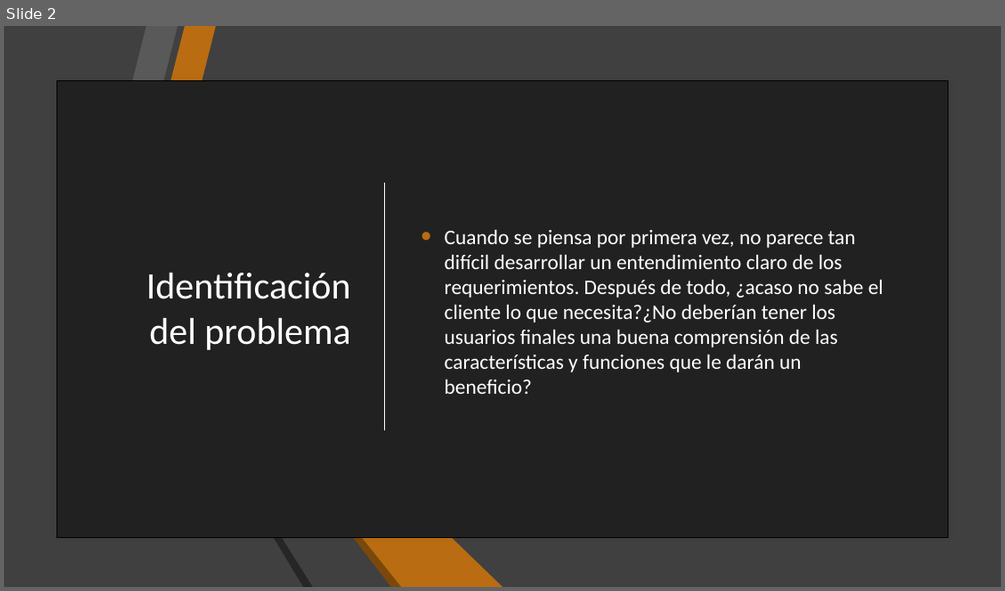
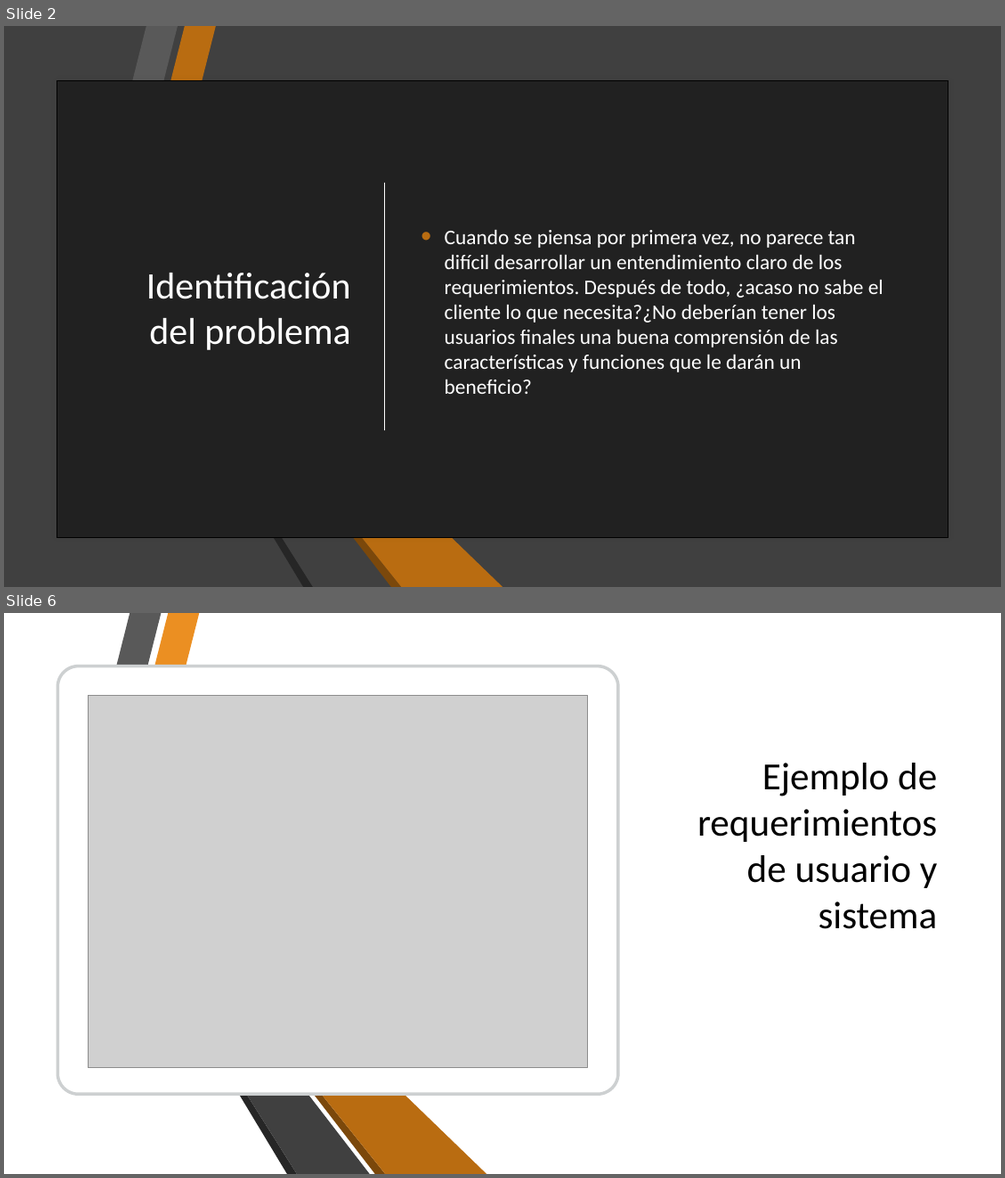
Before and after one commit to AryShared/SystemAnalysis, a slide deck: 2-1 Analisis de los requerimientos del sistema.pptx. Shown one above the other, each under a label of ours: slide 2 before the commit, slides 2 and 6 after it; the slides between them are not shown. The pictures are 1005x591 and 1005x1178 pixels, drawn with LibreOffice and Linux fonts; fonts in the diff are those of the drawing; grey boxes stand for pictures; background and template pictures are left out. Boxes give left, top, right and bottom in pixels: in the first picture for what was removed or moved away, otherwise in the second. Text is boxed around its words. In the diff, an @@ line names an element or a change of style, - is before the commit and + after.

```diff
--- a/2-1 Analisis de los requerimientos del sistema.pptx
+++ b/2-1 Analisis de los requerimientos del sistema.pptx
@@ slide 6 added at <box>4,613,1001,1174</box>, background picture (left out); not listed: 3 template elements that a slide beside it also shows @@
@@ rectangle added at <box>4,613,1001,1174</box>, fill #FFFFFF @@
@@ freeform shape added at <box>16,613,107,1045</box>, fill #595959 @@
@@ rounded rectangle added at <box>57,666,619,1094</box>, fill #FFFFFF, outline #979D9F 3 pt @@
@@ picture added at <box>88,696,587,1068</box> @@
@@ title added at <box>697,763,938,929</box>, 37 pt, text #000000 @@
+Ejemplo de requerimientos de usuario y sistema
@@ group added at <box>48,613,460,1174</box>: 6 freeform shapes @@
@@ group added at <box>77,613,487,1174</box>: 6 freeform shapes @@
@@ freeform shape added at <box>16,1041,116,1174</box>, fill #262626 @@
@@ freeform shape added at <box>16,1041,154,1174</box>, fill #404040 @@
```
Also in this commit, not shown: 4 slides changed, 8 other slides added, 1 slide removed, 6 other files.
